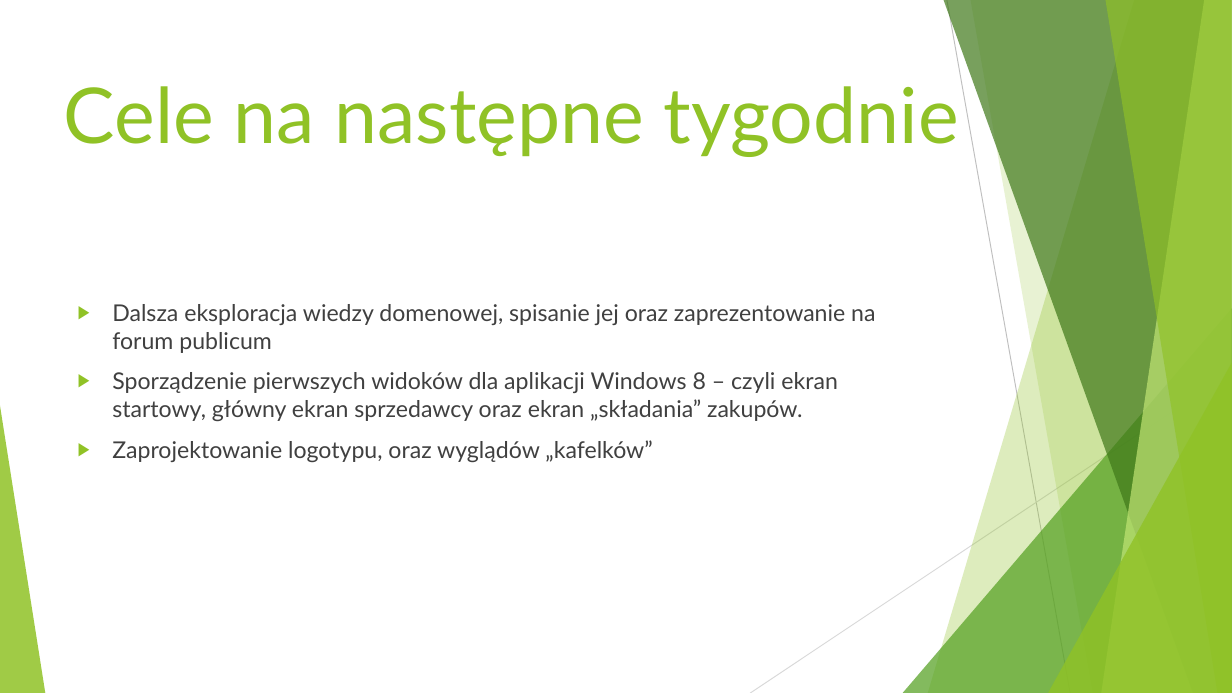
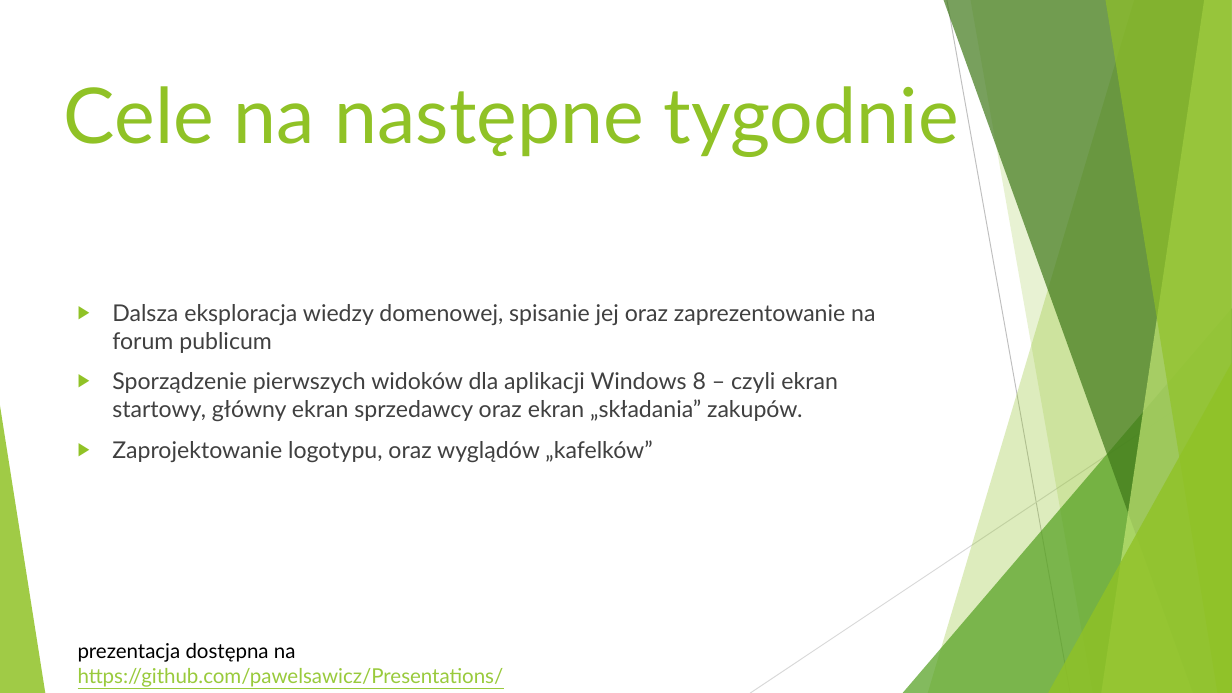
Before and after one commit to pawelsawicz/Presentations, a slide deck: slide 3 of PrimulaSecondPresentation/slides.pptx. Drawn at 1232x693 pixels with LibreOffice and Linux fonts; fonts in the diff are those of the drawing. Boxes give left, top, right and bottom in pixels: in the first picture for what was removed or moved away, otherwise in the second. Text is boxed around its words. In the diff, an @@ line names an element or a change of style, - is before the commit and + after.

Commit message:
add about presentation location - github

```diff
--- a/PrimulaSecondPresentation/slides.pptx
+++ b/PrimulaSecondPresentation/slides.pptx
@@ text added at <box>78,643,504,687</box>, 16 pt, text #99CA3C, underline @@
+prezentacja dostępna na https://github.com/pawelsawicz/Presentations/
```
